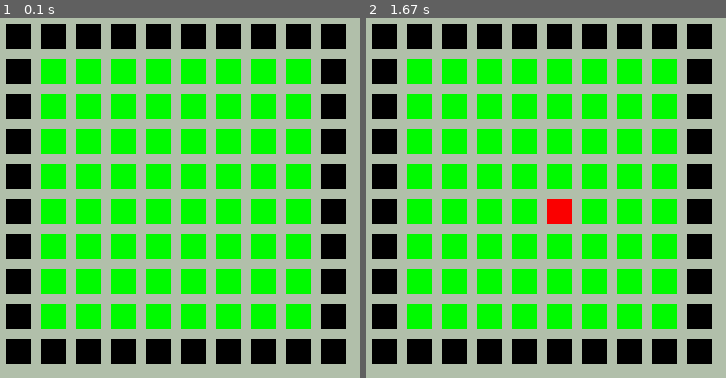
Above: before the commit, frames 1-2 (left to right).
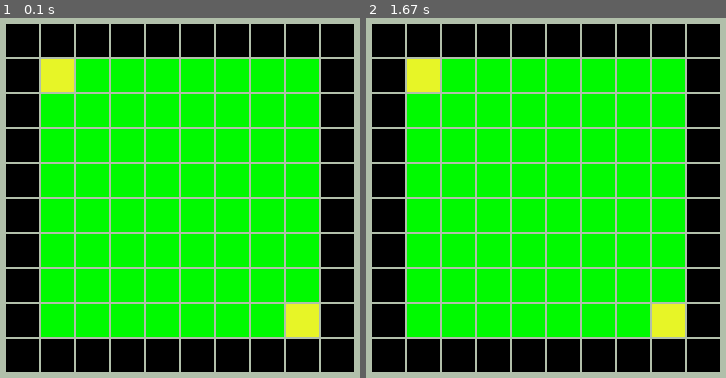
Above: after the commit, the same moments.

Repository: KrystofMaxaCZ/BFSvsA-Pygame
Game: pygame game, started from main.py
Two runs of this game, one before a commit and one after it. Both use one fixed random seed, a clock stepped at 60 frames per second and the inputs below.
Inputs (mouse positions are in pixels of both pictures, inside the frame that each line leads up to):
- Up to frame 1 (0.1 s): no input
- Up to frame 2 (1.67 s): click (546, 198) at 0.38 s

The runs differ from the first frame. In frame 1, 37% of the frame differs, in the area x 1-99%, y 1-99%; in frame 2, 37%.

Commit message:
findTheWay() funkce jestli existuje cesta mezi dvema vrcholy DONE

Diff:
--- a/Button.py
+++ b/Button.py
@@ -6,8 +6,12 @@
     takhle budeme mit kazde policko jako obejkt ktery ma sve interakce
     """
     # konstruktor tridy Button, potrebujeme vedet baru, souradnice, velikost
-    def __init__(self, screen, color, x, y, width, height, button_type):
+    def __init__(self, screen, row, col,  color, x, y, width, height, button_type):
         self.screen = screen
+        self.row = row
+        self.col = col
+        self.predecessor = None
+        self.distance = -10
         self.color = color
         self.x = x
         self.y = y
--- a/main.py
+++ b/main.py
@@ -1,5 +1,7 @@
 import pygame
 from Button import Button
+from collections import deque
+
 # https://www.geeksforgeeks.org/python/pygame-tutorial/
 # Initialize Pygame
 pygame.init()
@@ -17,17 +19,106 @@
 WALL_COLOR = (250,0,0)
 BOARDER_COLOR = (0,0,0)
 AVAILABLE_COLUMN_COLOR = (0,250,0)
-# priprava prostredi
-buttons = []
-for x in range(POLE_WIDTH):
-    for y in range(POLE_HEIGHT):
+
+
+
+
+#PRIPRAVA PROSTREDI
+
+buttons = [] # nepotrebne, smaze se
+node_matrix = [] # 2D pole, list kde jsou prvky listy obashujici objkety typu Button
+
+# Vyroba policek pomoci objektu Button
+for y in range(POLE_HEIGHT):
+    row = []
+    for x in range(POLE_WIDTH):
+        # border - vyroba okraje pole
         if (x == 0) or (x == (POLE_WIDTH - 1)) or (y == 0) or (y==(POLE_HEIGHT - 1)):
-            button = Button(screen, BOARDER_COLOR, 200 + x * 35, 200 + y * 35, 25, 25, 3)
+            button = Button(screen,y,x,BOARDER_COLOR, 200 + x * 35, 200 + y * 35, 33, 33, 2)
+            buttons.append(button) # smazat
+            row.append(button)
+        # border - vyroba okraje pole
+        elif (x==1 and y==1) or (x==(POLE_WIDTH-2) and y==(POLE_HEIGHT-2)):
+            button = Button(screen,y,x, (231, 245, 39), 200 + x * 35, 200 + y * 35, 33, 33, 2)
             buttons.append(button)
+            row.append(button)
+        # free space - zelene policka volna
         else:
-            button = Button(screen, AVAILABLE_COLUMN_COLOR, 200 + x * 35, 200 + y * 35, 25, 25, 1)
+            button = Button(screen,y,x, AVAILABLE_COLUMN_COLOR, 200 + x * 35, 200 + y * 35, 33, 33, 0)
             buttons.append(button)
-# Game loop
+            row.append(button)
+    node_matrix.append(row)
+
+
+# https://www.youtube.com/watch?v=HZ5YTanv5QE
+def findTheWay(node_matrix, starting_node):
+    # zacneme od startu
+    queue = deque()
+    starting_node.distnace = 0
+    queue.append(starting_node)
+    end_node = node_matrix[9][9]
+    # indexy v 2D poli
+    row = starting_node.row
+    col = starting_node.col
+
+    # starting_node = node_matrix[row, col]
+    found = False
+    while len(queue) != 0:
+        # nactu node z fronty
+        node = queue.pop()
+        row = node.row
+        col = node.col
+
+        # pokud jsem v cili, koncim, nasel jsem cestu
+        if node == end_node:
+            print("Nasel jsem cestu")
+            break
+        else:
+            # osetreni vystupu mimo pole
+            if (row - 1) >= 0:
+                neighbour_node = node_matrix[row - 1][col]
+                # type = 0 ... zelena availible space
+                if neighbour_node.type == 0:
+                    # neighbour_node.predecessor = node
+                    # neighbour_node.distance = node.distance + 1
+                    neighbour_node.type = 10
+                    queue.append(neighbour_node)
+            if (row + 1) < POLE_HEIGHT:
+                neighbour_node = node_matrix[row + 1][col]
+                if neighbour_node.type == 0:
+                    # neighbour_node.predecessor = node
+                    # neighbour_node.distance = node.distance + 1
+                    neighbour_node.type = 10
+                    queue.append(neighbour_node)
+            if (col - 1) >= 0:
+                neighbour_node = node_matrix[row][col - 1]
+                if neighbour_node.type == 0:
+                    # neighbour_node.predecessor = node
+                    # neighbour_node.distance = node.distance + 1
+                    neighbour_node.type = 10
+                    queue.append(neighbour_node)
+            if (col + 1) < POLE_WIDTH:
+                neighbour_node = node_matrix[row][col + 1]
+                if neighbour_node.type == 0:
+                    # neighbour_node.predecessor = node
+                    # neighbour_node.distance = node.distance + 1
+                    neighbour_node.type = 10
+                    queue.append(neighbour_node)
+
+    if found == False:
+        print("cesta neexistuje")
+
+
+
+# zkouska
+findTheWay(node_matrix, node_matrix[1][1])
+
+
+# for row in node_matrix:
+#     for button in row:
+#         print(button)
+
+# GAME LOOP
 running = True
 while running:
     for event in pygame.event.get():
@@ -36,26 +127,38 @@
 
         # kdyz klikneme na talcitko tak se zmeni jeho barva
         if event.type == pygame.MOUSEBUTTONDOWN:
-            for button in buttons:
-                if button.is_clicked(event):
-                    if button.type == 1:
-                        button.color = WALL_COLOR # na zelenou
-                        button.type = 0
-                    elif button.type == 0:
-                        button.color = AVAILABLE_COLUMN_COLOR # na cervenou zpatky
-                        button.type = 1
+            for row in node_matrix:
+                for button in row:
+                    if button.is_clicked(event):
+                        if button.type == 1:
+                            button.color = WALL_COLOR # na zelenou
+                            button.type = 0
+                        elif button.type == 0:
+                            button.color = AVAILABLE_COLUMN_COLOR # na cervenou zpatky
+                            button.type = 1
 
+        # if event.type == pygame.KEYDOWN:
+        #     if event.key == pygame.K_w:
+        #         buttons[12].color = (0,0,255)
+        #         buttons[13].color = (0,0,255)
+        #         buttons[14].color = (0,0,255)
+        #         buttons[15].color = (0,0,255)
+        #         buttons[25].color = (0,0,255)
+        #         buttons[35].color = (0,0,255)
+        #         buttons[45].color = (0,0,255)
+        #         buttons[46].color = (0,0,255)
+        #         buttons[47].color = (0,0,255)
+        #         buttons[48].color = (0,0,255)
+        #         buttons[25].color = (0,0,255)
+        #         buttons[48].color = (0,0,255)
+        #         buttons[58].color = (0,0,255)
+        #         buttons[68].color = (0,0,255)
+        #         buttons[78].color = (0,0,255)
     screen.fill(BACKGROUND_COLOR)
+
 
     for btn in buttons:
         btn.draw()
-
-
-    # pygame.draw.rect(screen, (250,0,0),[100,100,10,10])
-    # pygame.draw.rect(screen, (250,0,0),[120,100,10,10])
-    # vygeneruje mrizku 25 x 25 ctverecku
-
-
 
 
     pygame.display.update()
--- a/poznamky.txt
+++ b/poznamky.txt
@@ -7,8 +7,8 @@
 
 
 
-TODO, je potreba jeste udelat jakoze ohranicit a zablkovoat kliknuti lze udelat pomoci toho type
-mega sexy reseni s type
+TODO, je potreba jeste udelat jakoze ohranicit a zablkovoat kliknuti lze udelat pomoci toho type DONE
+mega sexy reseni s type DONE
 noo a tedka jakoze on si to obravi a da ulozit, vsechna se prepisou na type 3 takze nejde zmenit
 kdyby chtel zmenit tak si zapne zase edit mod takze se zase vsechna zmeni o minus 5 treba jasne
 volna cesta = 1
@@ -18,4 +18,36 @@
 treba
 
 
+TODO:
+Udelat reseni najit nejrcyhlejsi cestu
+    - pripravit data
+    - funkce findTheWay
+        - co bude vracet? asi nice
+        - bude obarvovat
+Zlepsit spageta kod u reseni souseda findTheWay
+
 jeste jde aby slide treba
+
+def
+findTheWay():
+0. zpracovani sebe
+    podivam se jestli jsem cil
+        pokud ano, koncim **DONE** , zpetne obarvim buttons po kterych jsem sem prisel
+1. podivam se na sousedy
+    jestli existuje soused, tak ho zpracuju
+    zpracovani souseda:
+        pdoivam se jaky je typ, pokud type == 0, muzu na nej jestli
+        nastavim mu predchudce na sebe
+        soused.distance = distance + 1
+        pridam ho do fronty na zpracovani
+2. zpracuju sousedy
+    hotovo
+3. jdu na sousedy
+asi proste jen konec a nactu znovu forntu
+class
+BUTTON
+ - type
+    type 0 = volne policko
+    type 1 = zed
+    type 2 = border
+    type 10 = navstiveny // pro pruchod
